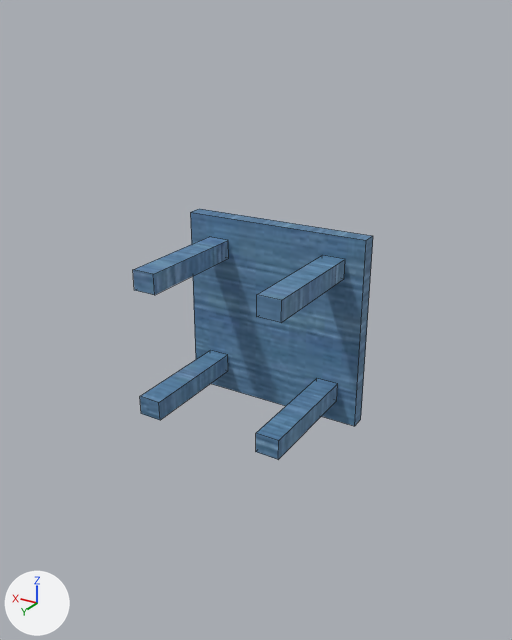
The OBJ model roboschool/models_robot/kuka_gripper_description/meshes/table.obj as it was, and as the next commit left it.
One viewpoint serves both versions: a 50 mm camera at (-1.015, 1.391, 0.874) aimed at (-0.016, -0.274, 0.042). Arrows for +X, +Y and +Z are at lower left; the lights stay in place. Mesh edges are drawn as thin lines. Where no turn or scale is listed for an object, it has been applied to the vertices.
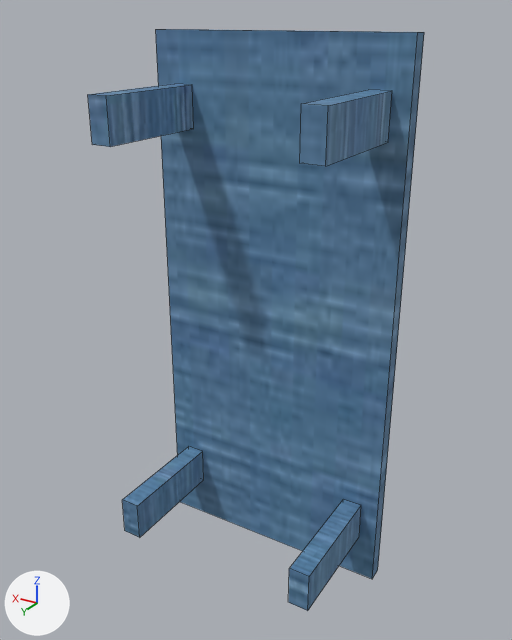
Changed parts and their boxes [x1, y1, x2, y2] in the pictures (512 x 640 px; the box of a moved part takes in the faces that stretch with it):
```json
{"object": "Cube", "change": "reshaped", "before": [133, 209, 373, 460], "after": [88, 29, 424, 611], "on screen": "40% wider, 131% taller"}
{"part": 1, "of": "me_cube", "change": "moved or reshaped", "before": [257, 255, 345, 323], "after": [300, 90, 392, 166]}
{"part": 2, "of": "me_cube", "change": "moved or reshaped", "before": [256, 378, 338, 460], "after": [288, 499, 361, 611]}
{"part": 3, "of": "me_cube", "change": "moved or reshaped", "before": [140, 350, 228, 420], "after": [122, 446, 204, 537]}
{"part": 4, "of": "me_cube", "change": "moved or reshaped", "before": [133, 237, 228, 295], "after": [88, 84, 194, 147]}
{"part": 5, "of": "me_cube", "change": "moved or reshaped", "before": [190, 209, 373, 426], "after": [155, 29, 424, 579]}
```

The change, as JSON lines over the scene's bpy script:
```json
{"block": "me_cube", "where": "me_cube.from_pydata(...)  # 40 vertices, 30 faces; spans x -0.3..0.3, y -0.446..-0.025, z -0.3..0.3"}
{"block": "me_cube", "where": "# used by ob_cube; location = (0.0, 0.0, 0.0)"}
{"block": "me_cube", "change": "me_cube part 1: the loose piece of 8 vertices spanning x -0.239..-0.167, y -0.396..-0.025, z 0.175..0.235 is scaled about its middle by (0.891, 1, 2.12), then moved by (-0.108, 0.0, 0.43)"}
{"block": "me_cube", "change": "me_cube part 2: the loose piece of 8 vertices spanning x -0.236..-0.164, y -0.396..-0.025, z -0.228..-0.168 is scaled about its middle by (0.891, 1, 2.12), then moved by (-0.108, 0.0, -0.45)"}
{"block": "me_cube", "change": "me_cube part 3: the loose piece of 8 vertices spanning x 0.166..0.238, y -0.396..-0.025, z -0.231..-0.171 is scaled about its middle by (0.891, 1, 2.12), then moved by (0.113, 0.0, -0.453)"}
{"block": "me_cube", "change": "me_cube part 4: the loose piece of 8 vertices spanning x 0.158..0.23, y -0.396..-0.025, z 0.169..0.229 is scaled about its middle by (0.891, 1, 2.12), then moved by (0.114, 0.0, 0.423)"}
{"block": "me_cube", "change": "me_cube part 5"}
{"op": "set", "path": "me_cube.vertices[0].co", "old": "(0.3, -0.396, 0.3)", "new": "(0.402, -0.396, 0.836)", "note": "pixel (190, 212) -> pixel (155, 29)"}
{"op": "set", "path": "me_cube.vertices[1].co", "old": "(0.3, -0.396, -0.3)", "new": "(0.402, -0.396, -0.864)", "note": "not seen -> pixel (179, 501)"}
{"op": "set", "path": "me_cube.vertices[2].co", "old": "(-0.3, -0.396, -0.3)", "new": "(-0.398, -0.396, -0.864)", "note": "pixel (354, 426) -> pixel (372, 579)"}
{"op": "set", "path": "me_cube.vertices[3].co", "old": "(-0.3, -0.396, 0.3)", "new": "(-0.398, -0.396, 0.836)", "note": "pixel (366, 240) -> pixel (417, 32)"}
{"op": "set", "path": "me_cube.vertices[4].co", "old": "(0.3, -0.446, 0.3)", "new": "(0.402, -0.446, 0.836)", "note": "pixel (199, 208) -> pixel (165, 29)"}
{"op": "set", "path": "me_cube.vertices[5].co", "old": "(0.3, -0.446, -0.3)", "new": "(0.402, -0.446, -0.864)"}
{"op": "set", "path": "me_cube.vertices[6].co", "old": "(-0.3, -0.446, -0.3)", "new": "(-0.398, -0.446, -0.864)", "note": "pixel (360, 419) -> pixel (377, 569)"}
{"op": "set", "path": "me_cube.vertices[7].co", "old": "(-0.3, -0.446, 0.3)", "new": "(-0.398, -0.446, 0.836)", "note": "pixel (373, 235) -> pixel (424, 32)"}
```
